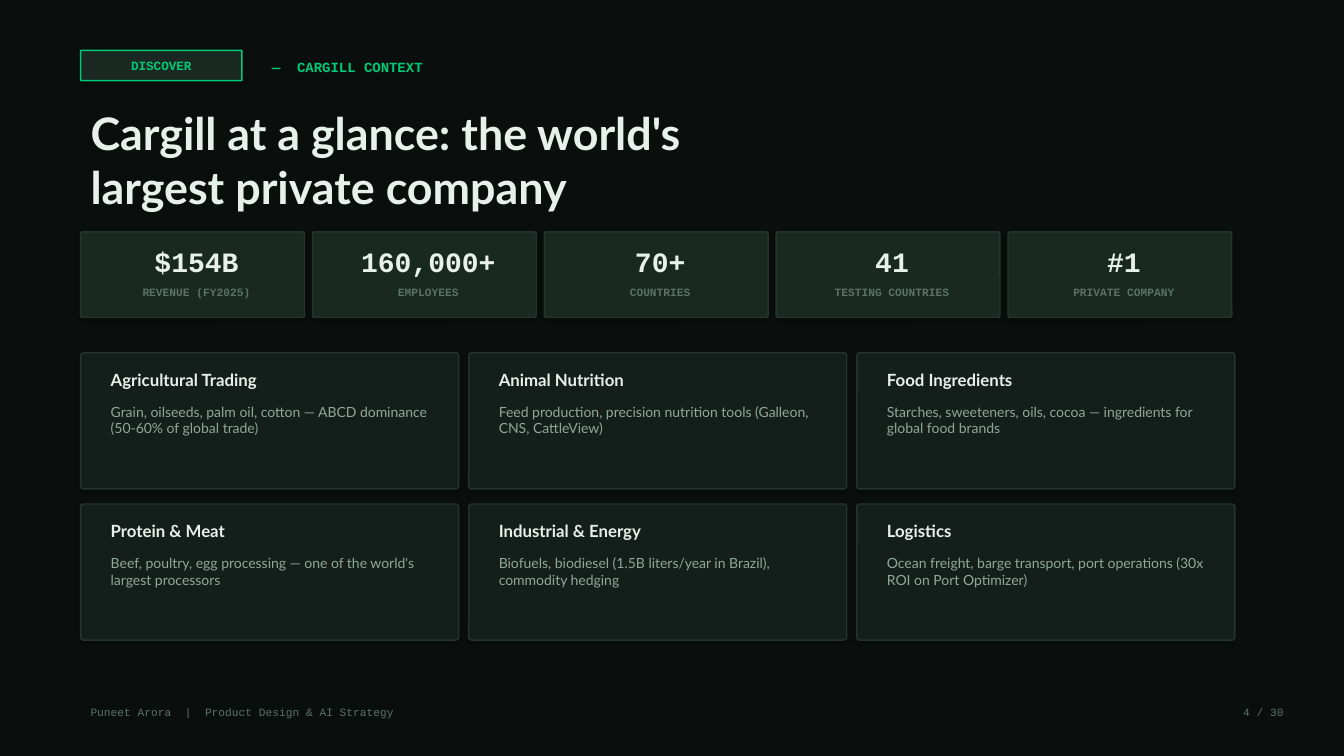
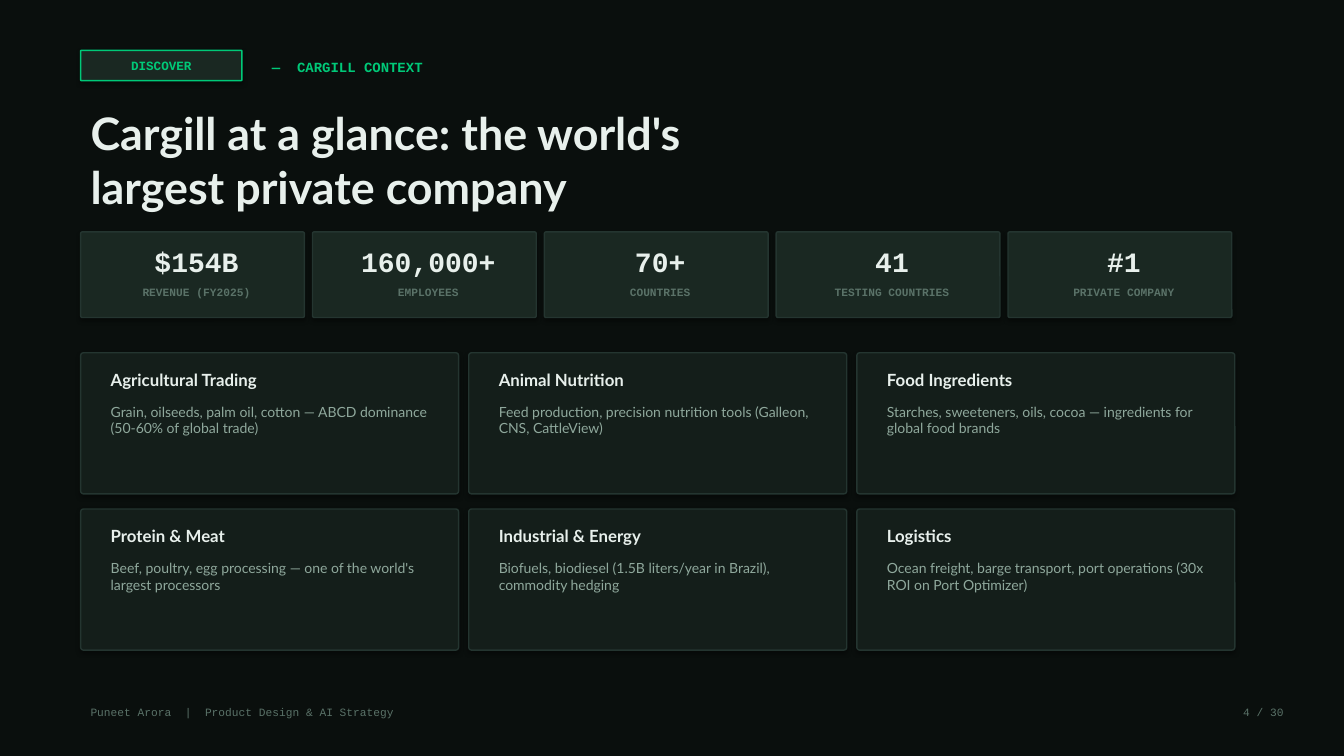
Before and after one commit to puneetindeelhi940/portfolio, a slide deck: slide 4 of FeedIQ-TCT-Case-Study-Puneet-Arora.pptx. Drawn at 1344x756 pixels with LibreOffice and Linux fonts; fonts in the diff are those of the drawing. Boxes give left, top, right and bottom in pixels: in the first picture for what was removed or moved away, otherwise in the second. Text is boxed around its words. In the diff, an @@ line names an element or a change of style, - is before the commit and + after.

```diff
--- a/FeedIQ-TCT-Case-Study-Puneet-Arora.pptx
+++ b/FeedIQ-TCT-Case-Study-Puneet-Arora.pptx
@@ rounded rectangle: place and size @@
-rounded rectangle at box(81, 353, 459, 489)
+rounded rectangle at box(81, 353, 459, 494)
@@ rounded rectangle: place and size @@
-rounded rectangle at box(469, 353, 847, 489)
+rounded rectangle at box(469, 353, 847, 494)
@@ rounded rectangle: place and size @@
-rounded rectangle at box(857, 353, 1235, 489)
+rounded rectangle at box(857, 353, 1235, 494)
@@ rounded rectangle: place and size @@
-rounded rectangle at box(81, 504, 459, 640)
+rounded rectangle at box(81, 509, 459, 650)
@@ rounded rectangle: place and size @@
-rounded rectangle at box(469, 504, 847, 640)
+rounded rectangle at box(469, 509, 847, 650)
@@ rounded rectangle: place and size @@
-rounded rectangle at box(857, 504, 1235, 640)
+rounded rectangle at box(857, 509, 1235, 650)
@@ 3 texts: place and size @@
-3 texts at box(111, 524, 952, 540)
+3 texts at box(111, 529, 952, 545)
@@ text "Beef, poultry, egg processing — ...": place and size @@
-text "Beef, poultry, egg processing — ..." at box(111, 557, 414, 588)
+text "Beef, poultry, egg processing — ..." at box(111, 562, 414, 593)
@@ text "Biofuels, biodiesel (1.5B liters/year in ...": place and size @@
-text "Biofuels, biodiesel (1.5B liters/year in ..." at box(499, 557, 770, 588)
+text "Biofuels, biodiesel (1.5B liters/year in ..." at box(499, 562, 770, 593)
@@ text "Ocean freight, barge transport, port ...": place and size @@
-text "Ocean freight, barge transport, port ..." at box(887, 557, 1203, 588)
+text "Ocean freight, barge transport, port ..." at box(887, 562, 1203, 593)
```
Also in this commit, not shown: 23 other slides changed, 3 other files.
